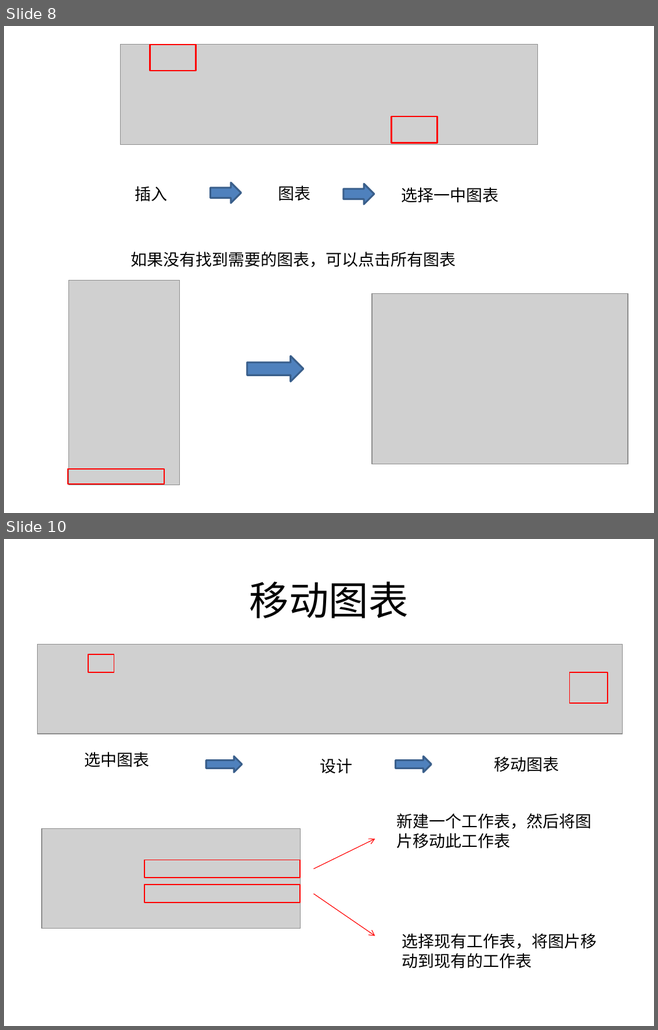
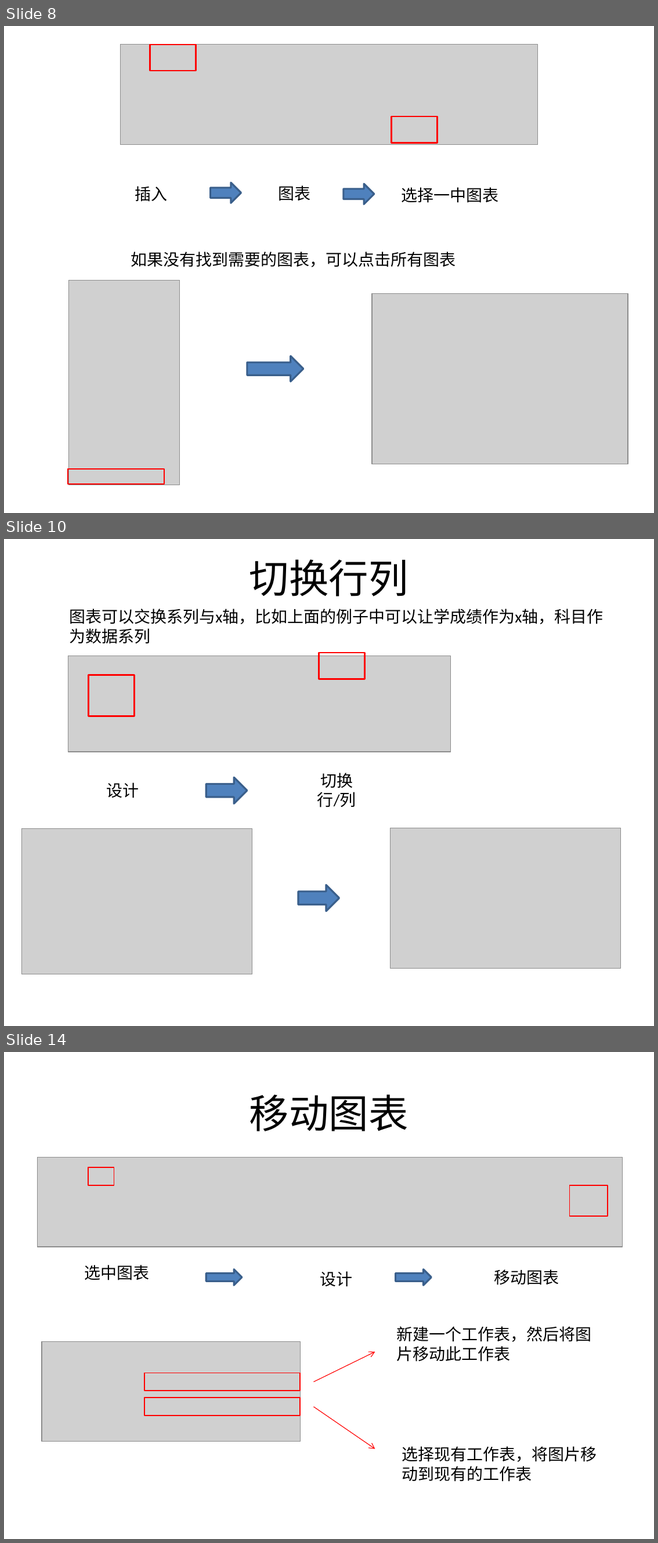
Before and after one commit to sans123wx/class, a slide deck: 第4章excel/图表/图表.pptx. Shown one above the other, each under a label of ours: slides 8 and 10 before the commit, slides 8, 10 and 14 after it; the slides between them are not shown. The pictures are 658x1030 and 658x1543 pixels, drawn with LibreOffice and Linux fonts; fonts in the diff are those of the drawing; grey boxes stand for pictures. Boxes give left, top, right and bottom in pixels: in the first picture for what was removed or moved away, otherwise in the second. Text is boxed around its words. In the diff, an @@ line names an element or a change of style, - is before the commit and + after.

```diff
--- a/第4章excel/图表/图表.pptx
+++ b/第4章excel/图表/图表.pptx
@@ slide 10 added at (4, 539, 654, 1026), background #FFFFFF @@
@@ title added at (249, 559, 408, 596), 44 pt, text #000000 @@
+切换行列
@@ text added at (69, 609, 603, 644), 18 pt, text #000000 @@
+图表可以交换系列与x轴，比如上面的例子中可以让学成绩作为x轴，科目作为数据系列
@@ picture added at (68, 656, 450, 752) @@
@@ rectangle added at (318, 653, 365, 679), outline #FF0000 1.75 pt @@
@@ rectangle added at (89, 675, 134, 716), outline #FF0000 1.75 pt @@
@@ right arrow added at (206, 777, 247, 803), fill #4F81BD, outline #3A5F8C 2 pt @@
@@ text added at (317, 773, 356, 808), 18 pt, text #000000 @@
+切换行/列
@@ text added at (106, 783, 139, 798), 18 pt, text #000000 @@
+设计
@@ picture added at (22, 829, 252, 974) @@
@@ picture added at (390, 828, 621, 968) @@
@@ right arrow added at (298, 885, 339, 911), fill #4F81BD, outline #3A5F8C 2 pt @@
@@ what was slide 10 is now slide 14 @@
```
Also in this commit, not shown: 1 slide changed, 3 other slides added, 1 other file.
